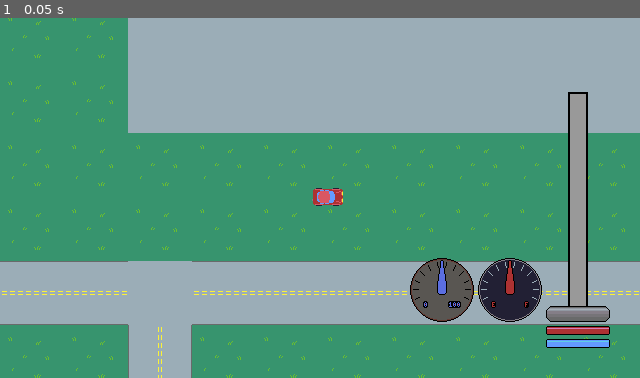
Above: before the commit, frame 1.
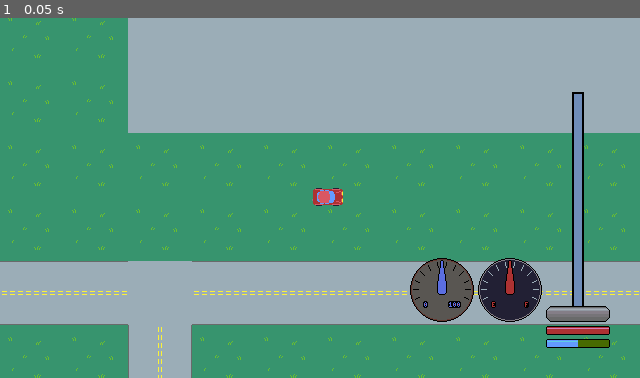
Above: after the commit, the same moment.

Repository: beatoven9/CarPG
Game: Godot game, scene res://Scenes/MainScene.tscn
The game is run twice, just before and just after one commit, with the same random seed, the same clock (stepped at 60 frames per second) and the same inputs.
Inputs:
- Up to frame 1 (0.05 s): no input

The runs differ from the first frame. In frame 1, 1.9% of the frame differs, in the area x 88-96%, y 20-92%.
Error before the commit: Cannot call method 'get_node' on a null value. (res://Scripts/FuelGauge.gd:9)
Error after the commit: Invalid access to property or key 'ready' on a base object of type 'null instance'. (res://Scripts/SpeedGauge.gd:23)

Commit message:
Added player boost. Added underfill to boost gauge.

Diff:
--- a/Scenes/MainScene.tscn
+++ b/Scenes/MainScene.tscn
@@ -13,6 +13,8 @@
 [ext_resource type="PackedScene" uid="uid://d0tujsi0yq4e0" path="res://Scenes/Player.tscn" id="10_sgbf5"]
 [ext_resource type="Texture2D" uid="uid://mmthnmxmekn" path="res://Sprites/ProgressBarFrame.png" id="12_joidk"]
 [ext_resource type="Texture2D" uid="uid://dvholimj2xge8" path="res://Sprites/HealthBarFill.png" id="13_b8130"]
+[ext_resource type="Texture2D" uid="uid://cwscf8apojupm" path="res://Sprites/Bar_Underfill.png" id="13_j22li"]
+[ext_resource type="Script" path="res://Scripts/PlayerBoostGauge.gd" id="14_0e2nt"]
 [ext_resource type="Texture2D" uid="uid://bbjfwwa8ftgqx" path="res://Sprites/BoostBarFill.png" id="14_poix7"]
 
 [sub_resource type="TileSetAtlasSource" id="TileSetAtlasSource_af6fc"]
@@ -27,20 +29,24 @@
 tile_size = Vector2i(64, 64)
 sources/1 = SubResource("TileSetAtlasSource_af6fc")
 
+[sub_resource type="StyleBoxEmpty" id="StyleBoxEmpty_lv7do"]
+
 [sub_resource type="StyleBoxFlat" id="StyleBoxFlat_pjiir"]
+bg_color = Color(0.435294, 0.552941, 0.72549, 1)
 border_width_left = 2
 border_width_top = 2
 border_width_right = 2
 border_width_bottom = 2
 border_color = Color(0, 0, 0, 1)
-expand_margin_left = 8.0
-expand_margin_right = 8.0
+expand_margin_left = 4.0
+expand_margin_right = 4.0
 
 [sub_resource type="Theme" id="Theme_ieqmb"]
 VSlider/constants/grabber_offset = 0
 VSlider/icons/grabber = ExtResource("3_o8cqi")
 VSlider/icons/grabber_disabled = ExtResource("3_o8cqi")
 VSlider/icons/grabber_highlight = ExtResource("3_o8cqi")
+VSlider/styles/grabber_area_highlight = SubResource("StyleBoxEmpty_lv7do")
 VSlider/styles/slider = SubResource("StyleBoxFlat_pjiir")
 
 [node name="Node2D" type="Node2D"]
@@ -168,10 +174,13 @@
 texture_filter = 3
 layout_mode = 2
 size_flags_horizontal = 8
-value = 100.0
+value = 50.0
+texture_under = ExtResource("13_j22li")
 texture_over = ExtResource("12_joidk")
 texture_progress = ExtResource("14_poix7")
 texture_progress_offset = Vector2(1, 1)
+tint_under = Color(0.278431, 0.415686, 0, 1)
+script = ExtResource("14_0e2nt")
 
 [node name="Player" parent="." instance=ExtResource("10_sgbf5")]
 
--- a/Scripts/Car.gd
+++ b/Scripts/Car.gd
@@ -1,14 +1,24 @@
 extends CharacterBody2D
 
+var is_boosting = false
 var fuel_usage_multiplier = .0001
 var wheel_rotation = 0
 var speed = 0
+var extra_thrust = 1
 var movement_rotation = 0
 var movement_direction = 1
 var rotation_direction = 0
 @onready var tires = get_node("Tires")
 @onready var stats = get_node("Stats")
 
+
+# returns boost_power if there is boost left.
+func use_boost(boost_used, boost_is_true, delta):
+	if (stats.current_boost > 0) && (boost_is_true == true):
+		stats.current_boost -= boost_used * delta
+		return stats.current_boost_power
+	else:
+		return 1
 
 func get_input():
 	var accelerator = 0
@@ -62,7 +72,7 @@
 		)
 	else:
 		velocity = lerp(
-			transform.x * accelerator * speed,
+			transform.x * accelerator * speed * extra_thrust,
 			velocity,
 			pow(2, -10 * delta)
 		)
--- /dev/null
+++ b/Scripts/PlayerBoostGauge.gd
@@ -0,0 +1,22 @@
+extends TextureProgressBar
+
+@onready var player = get_tree().get_root().get_child(0).get_node("Player")
+
+# Called when the node enters the scene tree for the first time.
+func _ready():
+
+	player.ready.connect(_on_player_ready)
+	player._on_boost_used.connect(update_value)
+
+func _process(_delta):
+	pass
+
+func update_value(val):
+	value = val
+
+func _on_player_ready():
+	var max_boost = player.stats.max_boost
+	var current_boost = player.stats.current_boost
+
+	max_value = max_boost
+	value = current_boost
--- a/Scripts/PlayerCar.gd
+++ b/Scripts/PlayerCar.gd
@@ -1,4 +1,6 @@
 extends "res://Scripts/Car.gd"
+
+signal _on_boost_used
 
 func get_input():
 	var accelerator = Input.get_axis("down", "up")
@@ -13,6 +15,14 @@
 
 func _physics_process(delta):
 	super._physics_process(delta)
+	print(stats.current_boost)
+	if is_boosting:
+		_on_boost_used.emit(stats.current_boost)
+	extra_thrust = use_boost(
+		stats.current_boost_efficiency,
+		is_boosting,
+		delta
+	)
 
 func _input(event):
 	if event.is_action_pressed("left"):
@@ -24,6 +34,9 @@
 	elif event.is_action_pressed("down"):
 		movement_direction = -1
 
+	if event.is_action_pressed("boost"):
+		is_boosting = true
+
 
 	if event.is_action_released("left"):
 		pass
@@ -34,6 +47,9 @@
 	elif event.is_action_released("down"):
 		pass
 
+	if event.is_action_released("boost"):
+		is_boosting = false
+
 func _on_shifter_ready(shifter_value):
 	speed = (shifter_value/100) * stats.max_speed
 
--- a/Scripts/SpeedGauge.gd
+++ b/Scripts/SpeedGauge.gd
@@ -7,10 +7,10 @@
 @onready var needle = get_node("Needle")
 @onready var tree = get_tree().get_root()
 @onready var player = get_tree().get_root().get_child(0).get_node("Player")
+var max_speed = 0
+
 
 func calculate_needle_angle(speed):
-	# This should probably be gathered another way
-	var max_speed = 400
 	var speed_percentage = speed/max_speed
 	var radians_above_min = radian_range * speed_percentage
 
@@ -20,7 +20,16 @@
 
 # Called when the node enters the scene tree for the first time.
 func _ready():
-	pass
+	player.ready.connect(_on_player_ready)
+
+
+func _on_player_ready():
+	# This should not be calculated like this.
+	# The game should have some sort of global soft speed limit
+	# for the purpose of setting the gauge. However, if the player
+	# improves their speed enough, the speed gauge will perform full
+	# rotations
+	max_speed = player.stats.max_speed * player.stats.current_boost_power
 
 # Called every frame. 'delta' is the elapsed time since the previous frame.
 func _process(_delta):
--- a/Scripts/Stats.gd
+++ b/Scripts/Stats.gd
@@ -4,7 +4,7 @@
 var max_health = 100
 var max_speed = 400
 var max_fuel = 1000
-var max_boost = 100
+var max_boost = 60
 var max_fuel_efficiency = .5
 var max_acceleration = 1
 var max_rotation = 1
@@ -15,7 +15,9 @@
 var current_fuel
 var current_max_speed
 var current_health
-var current_boost
+var current_boost = 60
+var current_boost_power = 2
+var current_boost_efficiency = 1
 var current_fuel_efficiency
 var current_acceleration
 var current_rotation_speed
--- a/project.godot
+++ b/project.godot
@@ -43,7 +43,7 @@
 "events": [Object(InputEventKey,"resource_local_to_scene":false,"resource_name":"","device":-1,"window_id":0,"alt_pressed":false,"shift_pressed":false,"ctrl_pressed":false,"meta_pressed":false,"pressed":false,"keycode":0,"physical_keycode":68,"key_label":0,"unicode":100,"echo":false,"script":null)
 ]
 }
-drift={
+boost={
 "deadzone": 0.5,
 "events": [Object(InputEventKey,"resource_local_to_scene":false,"resource_name":"","device":-1,"window_id":0,"alt_pressed":false,"shift_pressed":false,"ctrl_pressed":false,"meta_pressed":false,"pressed":false,"keycode":0,"physical_keycode":32,"key_label":0,"unicode":32,"echo":false,"script":null)
 ]
Not shown: 1 places in Scenes/MainScene.tscn that only renumber resources
Binary file added: Sprites/Bar_Underfill.png
Not shown, added: Sprites/Bar_Underfill.png.import
